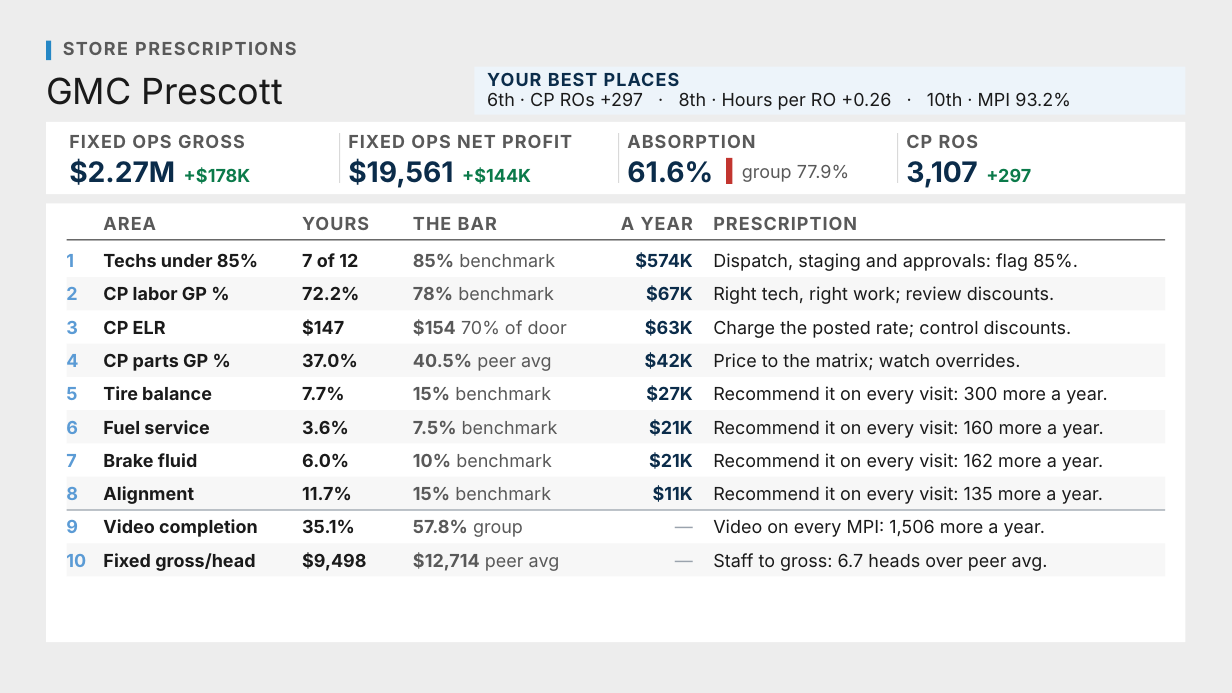
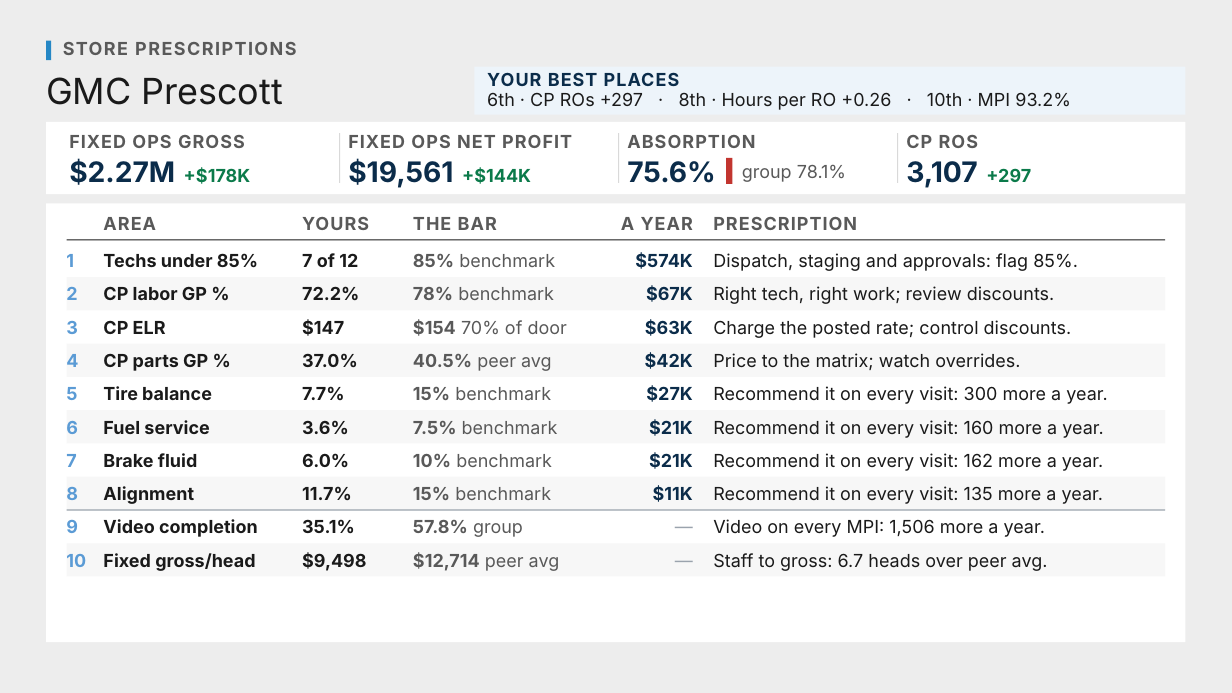
Before and after one commit to Ndresner/Noah, a slide deck: slide 169 of day2-deck/decks/Fixed Ops - Day 2 Example Test Deck.pptx. Drawn at 1232x693 pixels with LibreOffice and Linux fonts; fonts in the diff are those of the drawing. Boxes give left, top, right and bottom in pixels: in the first picture for what was removed or moved away, otherwise in the second. Text is boxed around its words. In the diff, an @@ line names an element or a change of style, - is before the commit and + after.

```diff
--- a/day2-deck/decks/Fixed Ops - Day 2 Example Test Deck.pptx
+++ b/day2-deck/decks/Fixed Ops - Day 2 Example Test Deck.pptx
@@ text at (627, 161, 716, 183): text changed @@
-61.6%
+75.6%
@@ text at (742, 165, 846, 182): text changed @@
-group 77.9%
+group 78.1%
```
Also in this commit, not shown: 40 other slides changed, 18 other files.
